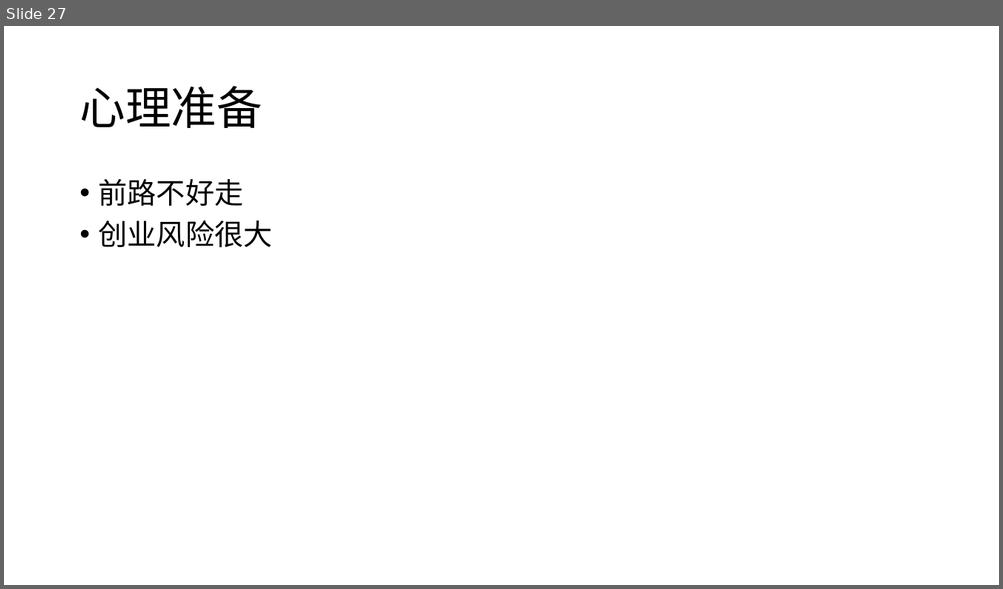
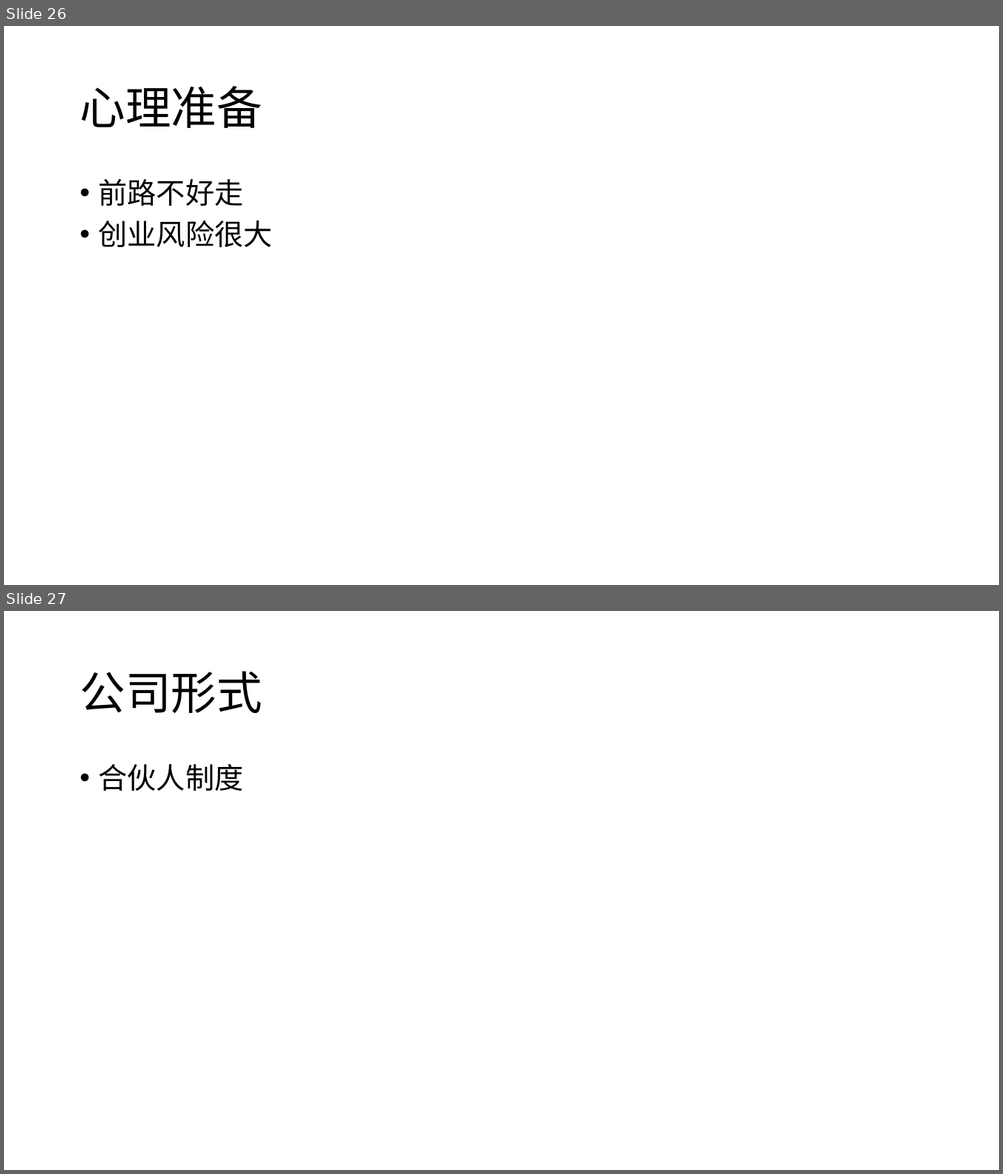
Before and after one commit to awanglilong/awanglilong.github.io, a slide deck: _posts/商业需求.pptx. Shown one above the other, each under a label of ours: slide 27 before the commit, slides 26 and 27 after it. The pictures are 1003x589 and 1003x1174 pixels, drawn with LibreOffice and Linux fonts; fonts in the diff are those of the drawing. Boxes give left, top, right and bottom in pixels: in the first picture for what was removed or moved away, otherwise in the second. Text is boxed around its words. In the diff, an @@ line names an element or a change of style, - is before the commit and + after.

```diff
--- a/_posts/商业需求.pptx
+++ b/_posts/商业需求.pptx
@@ slide 27 added at (4,611,999,1170), background #FFFFFF @@
@@ title added at (79,671,262,713), 44 pt, text #000000 @@
+公司形式
@@ text added at (99,764,244,791), 28 pt, text #000000 @@
+• 合伙人制度
@@ what was slide 27 is now slide 26 @@
```
Also in this commit, not shown: 1 slide changed, 1 slide removed.
